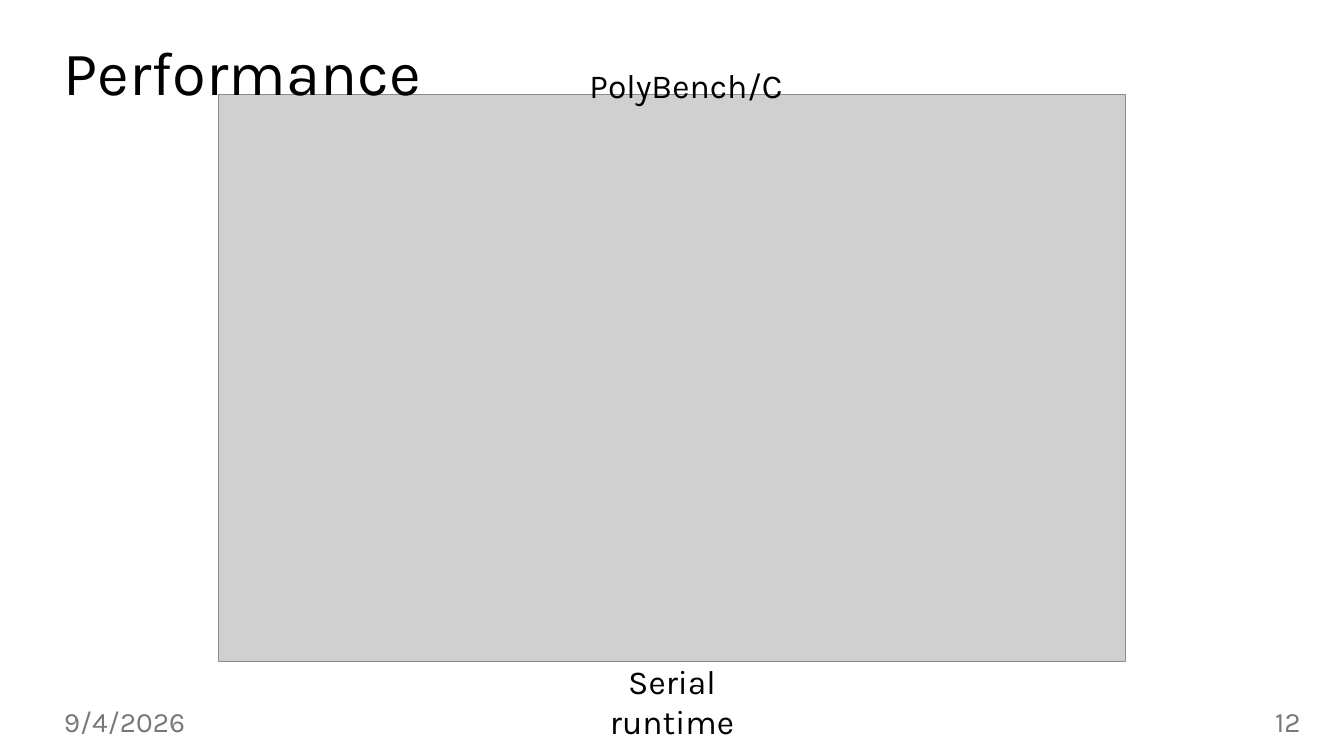
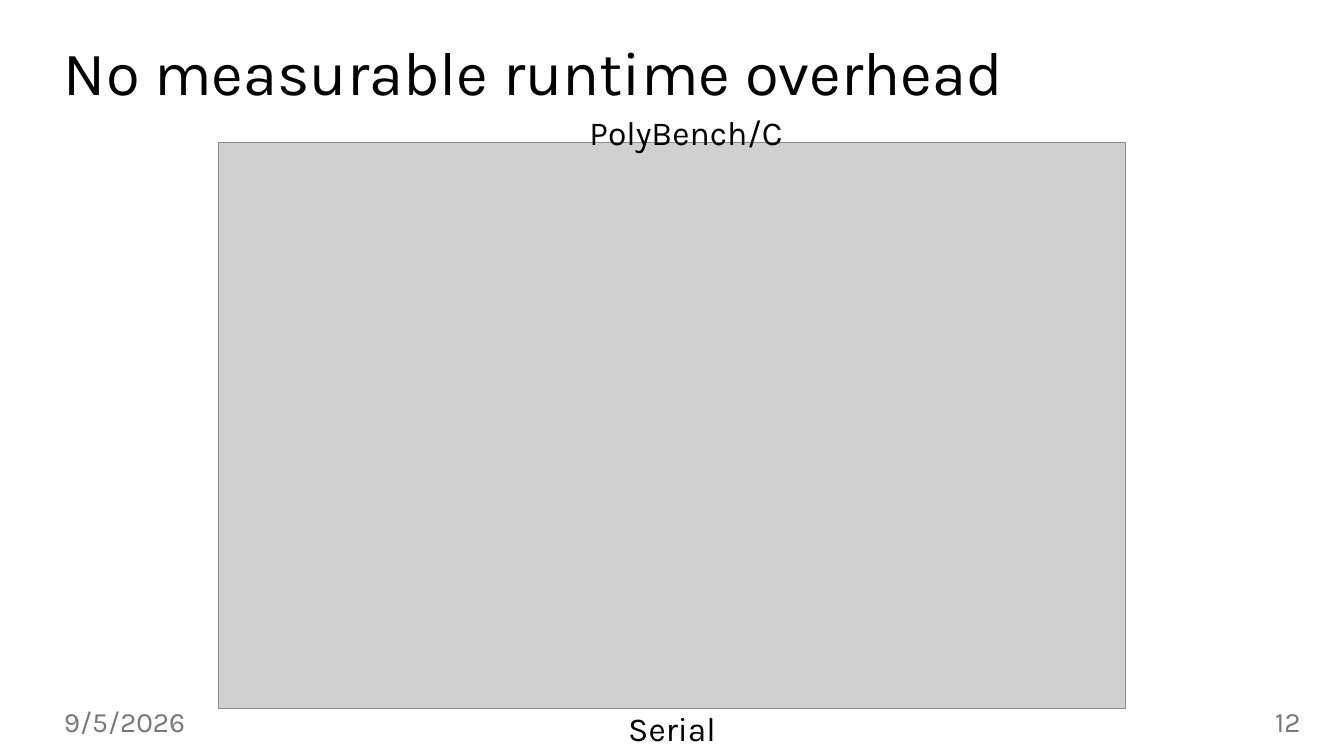
Before and after one commit to jiriklepl/phd-thesis, a slide deck: slide 12 of slides/Optimizing Memory Layouts and Traversal Orders in High-Performance Computing.pptx. Drawn at 1344x756 pixels with LibreOffice and Linux fonts; fonts in the diff are those of the drawing; grey boxes stand for pictures; background and template pictures are left out. Boxes give left, top, right and bottom in pixels: in the first picture for what was removed or moved away, otherwise in the second. Text is boxed around its words. In the diff, an @@ line names an element or a change of style, - is before the commit and + after.

```diff
--- a/slides/Optimizing Memory Layouts and Traversal Orders in High-Performance Computing.pptx
+++ b/slides/Optimizing Memory Layouts and Traversal Orders in High-Performance Computing.pptx
@@ title at [64,52,1003,96]: text changed @@
-Performance
+No measurable runtime overhead
@@ text "PolyBench/C": place and size @@
-text "PolyBench/C" at [589,73,782,106]
+text "PolyBench/C" at [589,120,782,154]
@@ picture: place and size @@
-picture at [219,95,1125,661]
+picture at [219,142,1125,709]
@@ text at [64,711,185,734]: text changed @@
-9/4/2026
+9/5/2026
@@ text "Serial runtime" rewrapped from [610,671,734,735] to [628,718,716,742] @@
```
Also in this commit, not shown: 43 other slides changed, 2 slides added.
